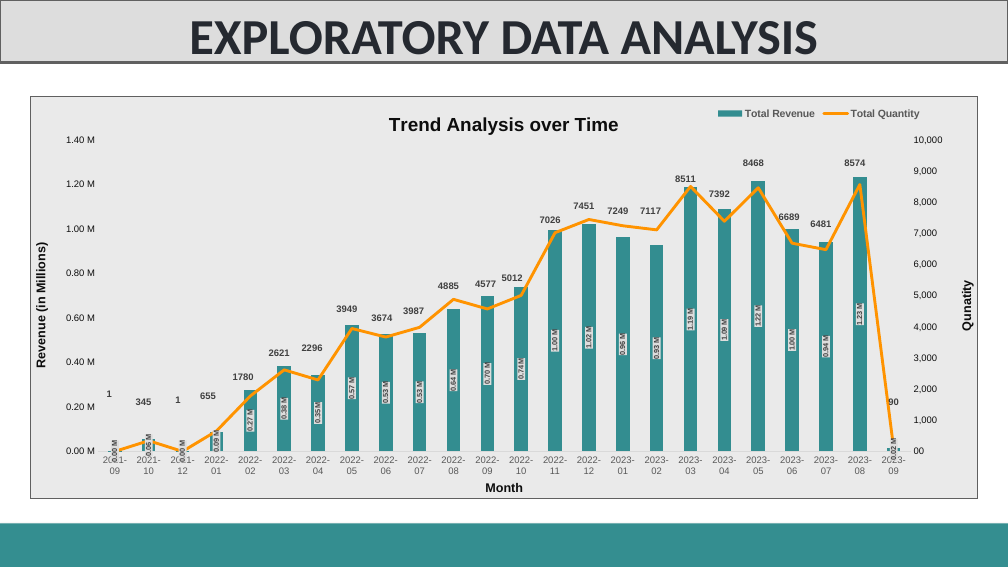
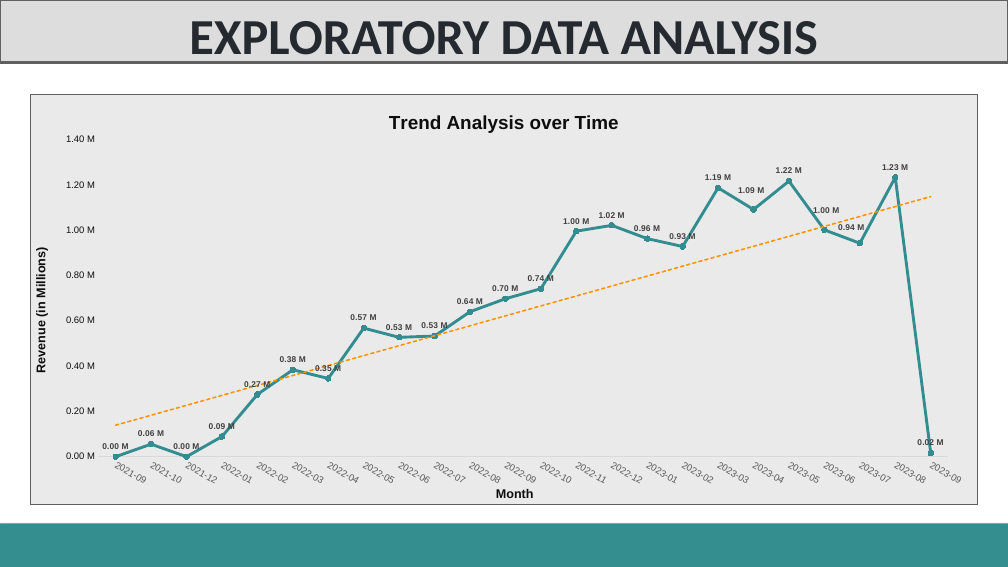
Before and after one commit to Dipesh-Ydv/Retail-Store-Data-Analysis, a slide deck: slide 54 of Retail Analysis Presentation.pptx. Drawn at 1008x567 pixels with LibreOffice and Linux fonts; fonts in the diff are those of the drawing. Boxes give left, top, right and bottom in pixels: in the first picture for what was removed or moved away, otherwise in the second. Text is boxed around its words. In the diff, an @@ line names an element or a change of style, - is before the commit and + after.

```diff
--- a/Retail Analysis Presentation.pptx
+++ b/Retail Analysis Presentation.pptx
@@ column chart at [30, 95, 978, 505] @@
@@ column chart to line chart @@
-Total Revenue: 0, 60000, 0, 90000, 270000, 380000, 350000, 570000, 530000, 530000, 640000, 700000, 740000, 1000000, 1020000, 960000, 930000, 1190000, 1090000, 1220000, 1000000, 940000, 1230000, 20000
+Series 1: 0, 60000, 0, 90000, 270000, 380000, 350000, 570000, 530000, 530000, 640000, 700000, 740000, 1000000, 1020000, 960000, 930000, 1190000, 1090000, 1220000, 1000000, 940000, 1230000, 20000
@@ data labels of Series 1 changed @@
-Total Quantity: 1, 345, 1, 655, 1780, 2621, 2296, 3949, 3674, 3987, 4885, 4577, 5012, 7026, 7451, 7249, 7117, 8511, 7392, 8468, 6689, 6481, 8574, 90
@@ legend changed @@
@@ second value axis changed @@
@@ bar spacing changed @@
@@ plot area changed @@
@@ line chart: place and size @@
-line chart at [30, 96, 978, 499]
+line chart at [30, 95, 978, 505]
```
Also in this commit, not shown: 6 other slides changed, 4 slides added, 4 other files.
